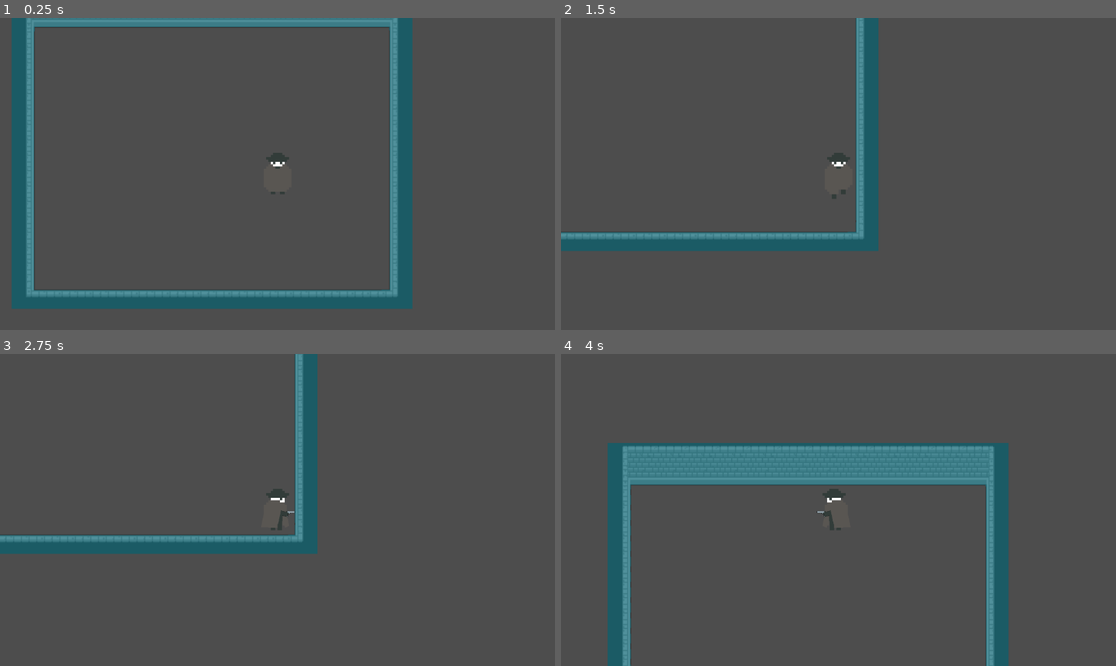
Above: before the commit, frames 1-4 (two rows, left to right).
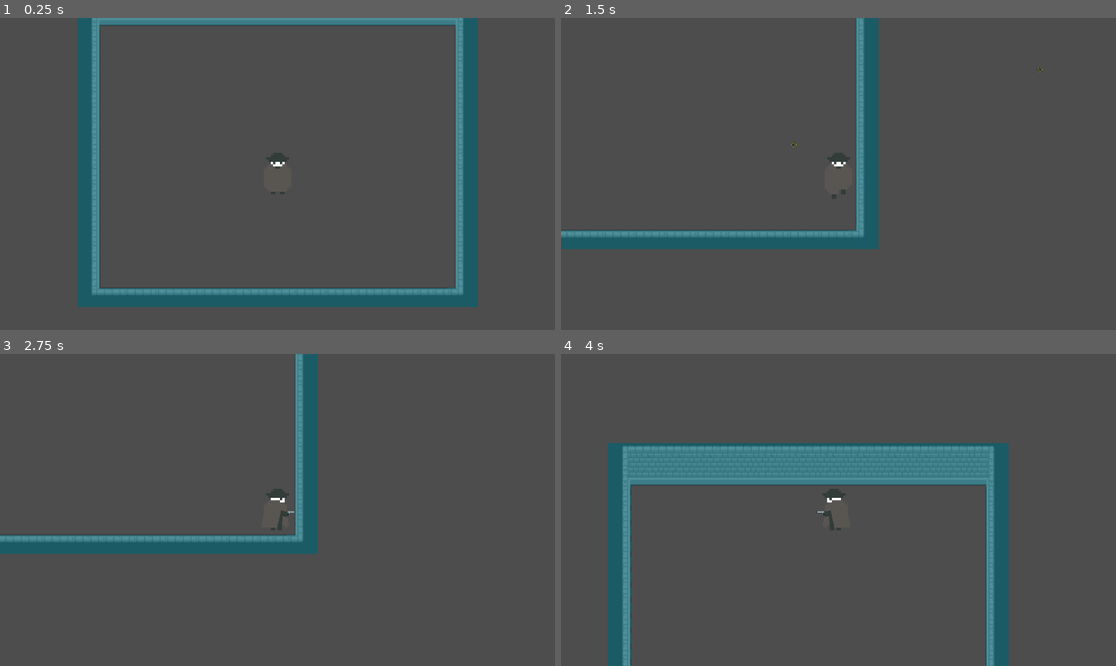
Above: after the commit, the same moments.

Repository: joe-mahoney2/godot_yourself
Game: Godot game, scene res://scenes/main.tscn
The game is run twice, just before and just after one commit, with the same random seed, the same clock (stepped at 60 frames per second) and the same inputs.
Inputs (mouse positions are in pixels of both pictures, inside the frame that each line leads up to):
- Up to frame 1 (0.25 s): no input
- Up to frame 2 (1.5 s): tap Enter at 0.5 s; move the mouse to (960, 158) at 0.52 s; press the mouse at (960, 158) at 0.53 s; hold Right (ui_right) 0.53-1.28 s; move the mouse to (727, 189) at 1.27 s; release the mouse at (727, 189) at 1.28 s; hold Down (ui_down) from 1.28 s (still down); click (727, 189) at 1.35 s
- Up to frame 3 (2.75 s): move the mouse to (333, 441) at 2.02 s; release Down (ui_down) at 2.03 s; press the mouse at (333, 441) at 2.03 s; hold Right (ui_right) from 2.03 s (still down)
- Up to frame 4 (4 s): tap Space at 2.75 s; move the mouse to (810, 572) at 2.77 s; release Right (ui_right) at 2.78 s; release the mouse at (810, 572) at 2.78 s; hold Up (ui_up) 2.78-3.53 s; click (810, 572) at 2.85 s; move the mouse to (1005, 556) at 3.52 s; press the mouse at (1005, 556) at 3.53 s; hold Left (ui_left) from 3.53 s (still down)

The runs differ from the first frame. In frame 1, 18% of the frame differs, in the area x 2-87%, y 0-94%; in frame 2, 1.1%; in frame 3, less than 0.1%; in frame 4, less than 0.1%.

Commit message:
figured out shooting shit

Diff:
--- a/JDOG/Jam_1/scenes/main.gd
+++ b/JDOG/Jam_1/scenes/main.gd
@@ -9,3 +9,30 @@
 # Called every frame. 'delta' is the elapsed time since the previous frame.
 func _process(delta):
 	pass
+
+
+func _on_boob_man_shoot_bullet(Bullet, direction, location):
+	var player_bullet = Bullet.instantiate()
+	add_child(player_bullet)
+	player_bullet.position = location
+	player_bullet.velocity = direction - location
+
+	var norm_x = 0
+	var norm_y = 0
+	var theta  = 0.0
+
+
+
+	print(player_bullet.velocity)
+	print(rad_to_deg(atan2(player_bullet.velocity.x, player_bullet.velocity.y)))
+
+	theta = atan2(player_bullet.velocity.x, player_bullet.velocity.y)
+	norm_x = 400 * sin(theta)
+	norm_y = 400 * cos(theta)
+
+	var norm_vel = Vector2(norm_x,norm_y)
+	player_bullet.velocity = norm_vel
+
+	pass
+	#player_bullet
+	#player_bullet
--- a/JDOG/Jam_1/scenes/main.tscn
+++ b/JDOG/Jam_1/scenes/main.tscn
@@ -11,4 +11,6 @@
 position = Vector2(536, 297)
 
 [node name="Boob_man" parent="." instance=ExtResource("3_s0lcr")]
-position = Vector2(620, 397)
+position = Vector2(552, 399)
+
+[connection signal="shoot_bullet" from="Boob_man" to="." method="_on_boob_man_shoot_bullet"]
--- /dev/null
+++ b/JDOG/Jam_1/sprites/boob_bullet.gd
@@ -0,0 +1,12 @@
+extends CharacterBody2D
+
+const SPEED = 500.0
+
+func _init():
+	pass
+
+func _process(delta):
+	pass
+
+func _physics_process(delta):
+	move_and_slide()
--- /dev/null
+++ b/JDOG/Jam_1/sprites/boob_bullet.tscn
@@ -0,0 +1,37 @@
+[gd_scene load_steps=6 format=3 uid="uid://bckrantwovsta"]
+
+[ext_resource type="Texture2D" uid="uid://bedgqdjhguuyy" path="res://sprites/assets/boob_bullet-Sheet.png" id="1_abgt7"]
+[ext_resource type="Script" path="res://sprites/boob_bullet.gd" id="1_vo2wt"]
+
+[sub_resource type="AtlasTexture" id="AtlasTexture_0ms0w"]
+atlas = ExtResource("1_abgt7")
+region = Rect2(0, 0, 17, 17)
+
+[sub_resource type="SpriteFrames" id="SpriteFrames_yyd1e"]
+animations = [{
+"frames": [{
+"duration": 1.0,
+"texture": SubResource("AtlasTexture_0ms0w")
+}],
+"loop": true,
+"name": &"default",
+"speed": 5.0
+}]
+
+[sub_resource type="CircleShape2D" id="CircleShape2D_e55fh"]
+radius = 4.0
+
+[node name="boob_bullet" type="CharacterBody2D"]
+position = Vector2(26, 35)
+scale = Vector2(0.81, 0.81)
+collision_layer = 0
+collision_mask = 0
+slide_on_ceiling = false
+script = ExtResource("1_vo2wt")
+
+[node name="AnimatedSprite2D" type="AnimatedSprite2D" parent="."]
+scale = Vector2(0.4, 0.4)
+sprite_frames = SubResource("SpriteFrames_yyd1e")
+
+[node name="CollisionShape2D" type="CollisionShape2D" parent="."]
+shape = SubResource("CircleShape2D_e55fh")
--- a/JDOG/Jam_1/sprites/water_sprite.gd
+++ b/JDOG/Jam_1/sprites/boob_man.gd
@@ -3,8 +3,13 @@
 @onready var _animated_sprite = $AnimatedSprite2D
 @onready var _camara = $Camera2D
 
+var Bullet = preload("res://sprites/boob_bullet.tscn")
 const SPEED = 300.0
 const JUMP_VELOCITY = -400.0
+
+
+#signals
+signal shoot_bullet(Bullet, direction, location)
 
 # Get the gravity from the project settings to be synced with RigidBody nodes.
 var gravity = ProjectSettings.get_setting("physics/2d/default_gravity")
@@ -15,6 +20,10 @@
 func _process(delta):
 	animation_process()
 	physics_process()
+
+	if(Input.is_action_just_pressed("ui_left_click")):
+		fire_bullet()
+
 
 func physics_process():
 
@@ -32,6 +41,12 @@
 
 	move_and_slide()
 
+func fire_bullet():
+	print("BANG!")
+	shoot_bullet.emit(Bullet, get_global_mouse_position(), get_position())
+	#shoot_bullet.emit(Bullet, 1, get_position())
+	pass
+
 enum dir {
 	UP,
 	DOWN,
@@ -40,7 +55,7 @@
 }
 
 var action_to_play = "face_down"
-var previous_action = "your_mom_gay"
+var previous_action = "face_down"
 var cur_direction = 0
 
 func animation_process():
@@ -80,9 +95,6 @@
 		elif(cur_direction == dir.LEFT):
 			action_to_play = "shoot_left"
 
-	if(Input.is_action_pressed("left_click")):
-		action_to_play = previous_action
-
 	#play animation
 	_animated_sprite.play(action_to_play)
 
--- a/JDOG/Jam_1/sprites/boob_man.tscn
+++ b/JDOG/Jam_1/sprites/boob_man.tscn
@@ -1,6 +1,6 @@
 [gd_scene load_steps=21 format=3 uid="uid://b4tf0tk87v83h"]
 
-[ext_resource type="Script" path="res://sprites/water_sprite.gd" id="1_nmgpb"]
+[ext_resource type="Script" path="res://sprites/boob_man.gd" id="1_nmgpb"]
 [ext_resource type="Texture2D" uid="uid://bikam5gijm06j" path="res://sprites/assets/boob_man.png" id="2_6lcye"]
 
 [sub_resource type="AtlasTexture" id="AtlasTexture_0hi66"]
--- a/JDOG/Jam_1/sprites/red_sword_dude.tscn
+++ b/JDOG/Jam_1/sprites/red_sword_dude.tscn
@@ -1,6 +1,6 @@
 [gd_scene load_steps=10 format=3 uid="uid://iky0hp7rygys"]
 
-[ext_resource type="Script" path="res://sprites/water_sprite.gd" id="1_1iw8m"]
+[ext_resource type="Script" path="res://sprites/boob_man.gd" id="1_1iw8m"]
 [ext_resource type="Texture2D" uid="uid://dikbvfcj10hld" path="res://sprites/assets/water_sprite-Sheet.png" id="2_wv8ut"]
 
 [sub_resource type="AtlasTexture" id="AtlasTexture_k4b23"]
--- a/JDOG/Jam_1/sprites/water_sprite.tscn
+++ b/JDOG/Jam_1/sprites/water_sprite.tscn
@@ -1,7 +1,7 @@
 [gd_scene load_steps=10 format=3 uid="uid://c8f16jpgfihon"]
 
 [ext_resource type="Texture2D" uid="uid://dikbvfcj10hld" path="res://sprites/assets/water_sprite-Sheet.png" id="1_vx7cd"]
-[ext_resource type="Script" path="res://sprites/water_sprite.gd" id="2_vogtk"]
+[ext_resource type="Script" path="res://sprites/boob_man.gd" id="2_vogtk"]
 
 [sub_resource type="AtlasTexture" id="AtlasTexture_k4b23"]
 atlas = ExtResource("1_vx7cd")
Binary file added: JDOG/Jam_1/sprites/assets/boob_bullet-Sheet.png
Not shown, added: JDOG/Jam_1/sprites/assets/boob_bullet-Sheet.png.import
Not shown, added: JDOG/asprite/boob_bullet-Sheet.aseprite
Not shown, added: JDOG/asprite/boob_bullet-Sheet.png
Not shown, added: JDOG/asprite/boob_bullet.aseprite
